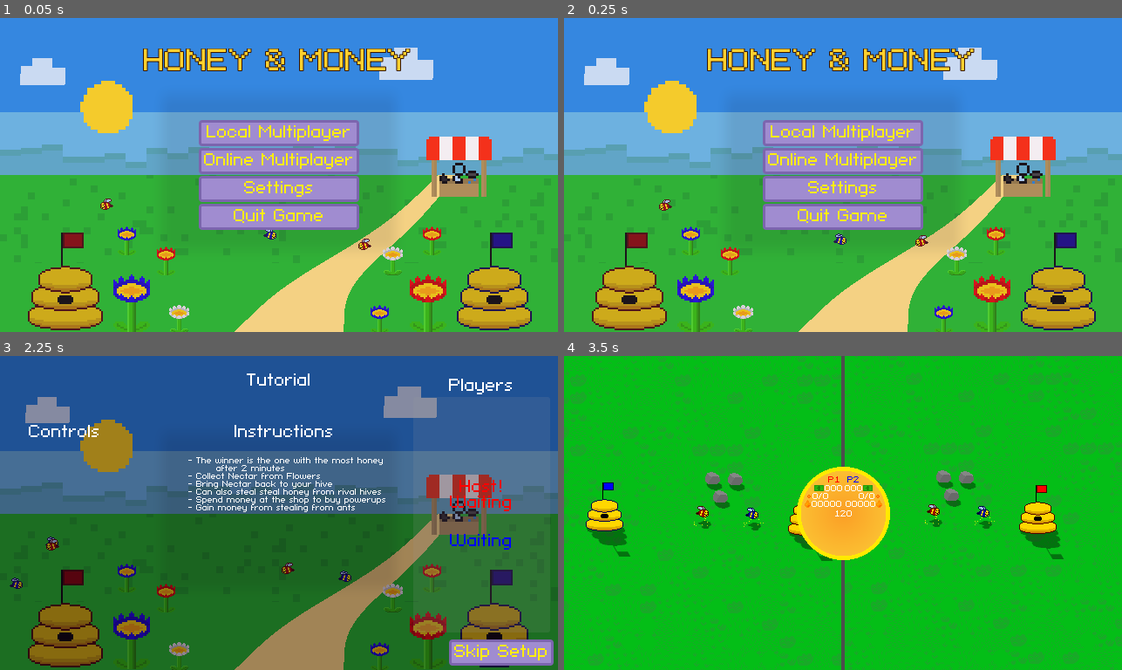
Above: before the commit, frames 1-4 (two rows, left to right).
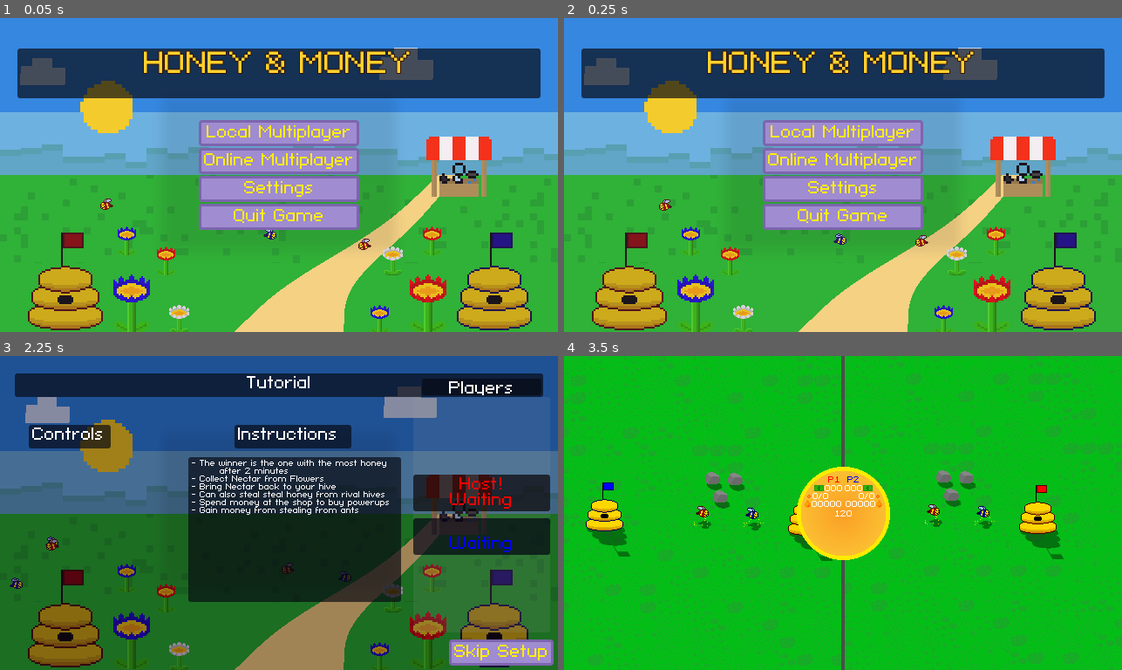
Above: after the commit, the same moments.

Repository: coloredasterisk/Alberta-Game-Jam-2026
Game: Godot game, scene res://scenes/main.tscn
The game is run twice, just before and just after one commit, with the same random seed, the same clock (stepped at 60 frames per second) and the same inputs.
Inputs (mouse positions are in pixels of both pictures, inside the frame that each line leads up to):
- Up to frame 1 (0.05 s): no input
- Up to frame 2 (0.25 s): no input
- Up to frame 3 (2.25 s): tap Enter (p2_interact) at 0.5 s; move the mouse to (401, 497) at 0.52 s; hold D (p1_move_right) 0.53-1.25 s; tap E (p1_interact) at 0.6 s; click (401, 497) at 0.67 s; click "Local Multiplayer" at 1.25 s; click "Two Players" at 2 s
- Up to frame 4 (3.5 s): click "Skip Setup" at 2.75 s

The runs differ from the first frame. In frame 1, 14% of the frame differs, in the area x 3-97%, y 9-26%; in frame 2, 14%; in frame 3, 32%, in the area x 2-99%, y 5-79%; in frame 4, nothing differs.

Commit message:
Improve pregame text contrast

Diff:
--- a/scripts/main.gd
+++ b/scripts/main.gd
@@ -57,7 +57,25 @@
 
 
 func _ready() -> void:
+	_apply_pregame_text_contrast()
 	_show_lobby(true)
+
+
+## Adds a localized dark backplate to every free-standing RichTextLabel in the
+## pre-game screen tree. Buttons already provide their own contrast, and the HUD
+## is outside Screens, so gameplay visuals remain completely unchanged.
+func _apply_pregame_text_contrast() -> void:
+	var backdrop := StyleBoxFlat.new()
+	backdrop.bg_color = Color(0.025, 0.035, 0.07, 0.68)
+	backdrop.set_corner_radius_all(3)
+	backdrop.content_margin_left = 4.0
+	backdrop.content_margin_top = 3.0
+	backdrop.content_margin_right = 4.0
+	backdrop.content_margin_bottom = 3.0
+
+	for node in $CanvasLayer/Screens.find_children("*", "RichTextLabel", true, false):
+		var label := node as RichTextLabel
+		label.add_theme_stylebox_override("normal", backdrop.duplicate())
 
 
 ## Starts phone-controller / relay networking for Session.mode. Called once the player finishes
Not shown, changed: shaders/GOLDEN_BLOOM_VALLEY_USAGE.md
